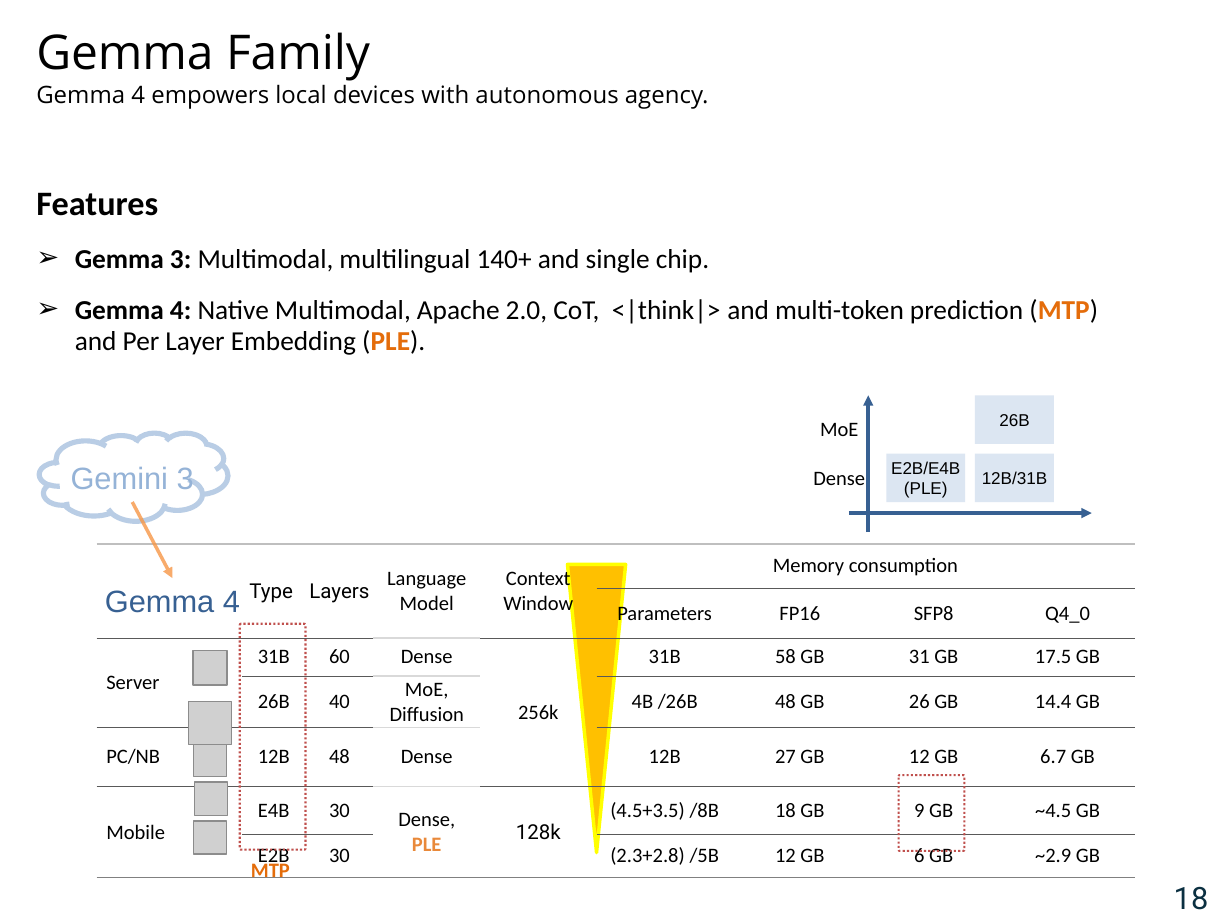
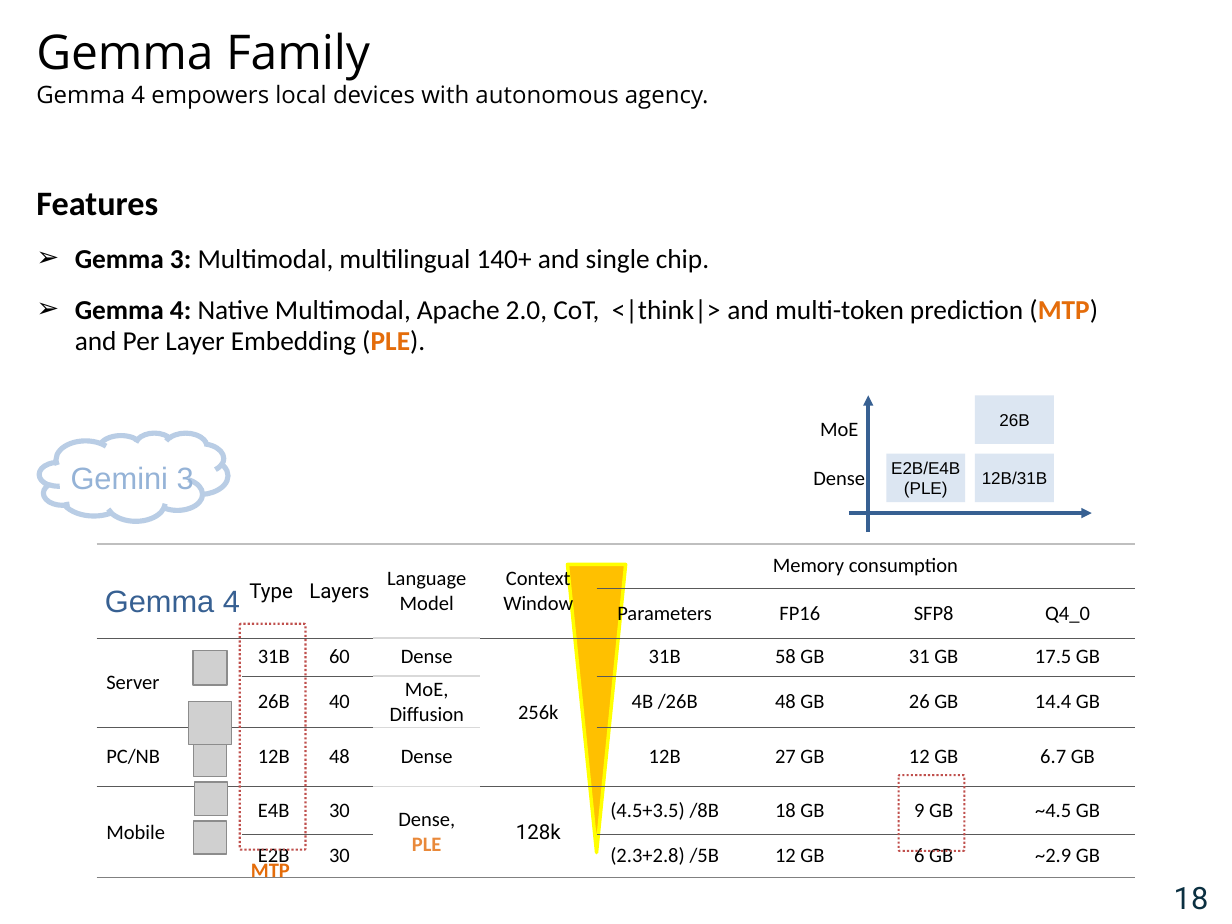
Before and after one commit to navibator/crazy-ai, a slide deck: slide 19 of gemma-v4-0914.pptx. Drawn at 1232x924 pixels with LibreOffice and Linux fonts; fonts in the diff are those of the drawing; grey boxes stand for pictures; background and template pictures are left out. Boxes give left, top, right and bottom in pixels: in the first picture for what was removed or moved away, otherwise in the second. Text is boxed around its words. In the diff, an @@ line names an element or a change of style, - is before the commit and + after.

```diff
--- a/gemma-v4-0914.pptx
+++ b/gemma-v4-0914.pptx
@@ arrow removed from (132, 503) to (172, 578) @@
```
Also in this commit, not shown: 8 other slides changed.
